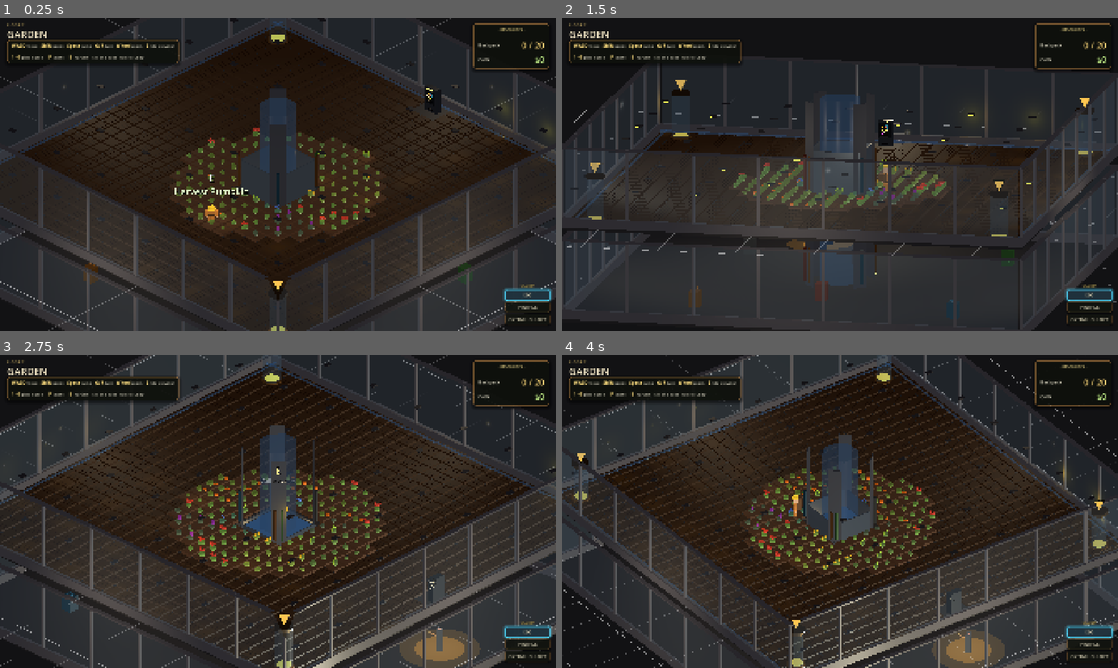
Above: before the commit, frames 1-4 (two rows, left to right).
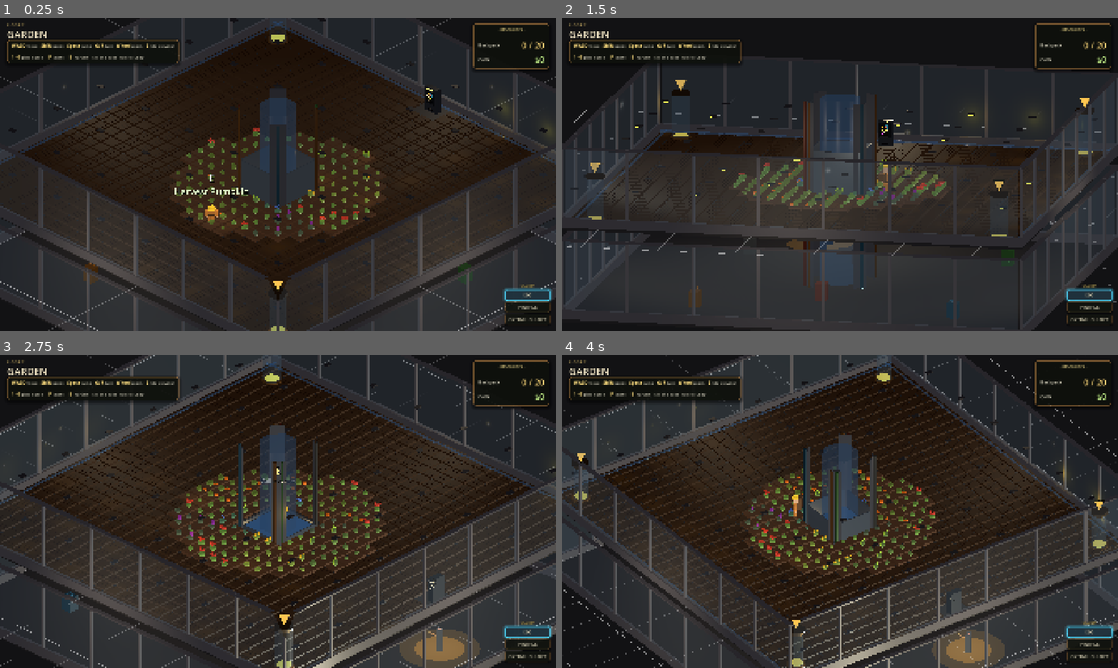
Above: after the commit, the same moments.

Repository: jaredclarkgay/space-tower-iso
Game: Godot game, scene res://scenes/tower/tower.tscn
The game is run twice, just before and just after one commit, with the same random seed, the same clock (stepped at 60 frames per second) and the same inputs.
Inputs (mouse positions are in pixels of both pictures, inside the frame that each line leads up to):
- Up to frame 1 (0.25 s): no input
- Up to frame 2 (1.5 s): tap Enter at 0.5 s; move the mouse to (962, 158) at 0.52 s; hold D (move_right) 0.53-1.25 s; hold Middle mouse button (camera_pan) 0.53-1.25 s; click (962, 158) at 0.67 s; tap Space (jump) at 0.77 s; drag from (728, 190) to (812, 237) at 1.27 s
- Up to frame 3 (2.75 s): tap Space (jump) at 2 s; move the mouse to (333, 442) at 2.02 s; hold D (move_right) from 2.03 s (still down); hold R (camera_rotate_right) from 2.03 s (still down)
- Up to frame 4 (4 s): release D (move_right) at 2.75 s; release R (camera_rotate_right) at 2.75 s; drag from (812, 574) to (673, 464) at 2.77 s; tap Enter at 3.5 s; move the mouse to (1006, 558) at 3.52 s; hold A (move_left) from 3.53 s (still down); hold Mouse wheel down (camera_zoom_out) from 3.53 s (still down); tap Space (jump) at 3.77 s

The runs differ from the first frame. In frame 1, less than 0.1% of the frame differs, in the area x 42-58%, y 30-61%; in frame 2, 0.3%, in the area x 43-57%, y 24-87%; in frame 3, 0.3%; in frame 4, 0.3%.

Commit message:
feat(elevator): spine pipes run the full shaft height
Pipes stopped ~2.5 m up a 6 m core, reading as stubs. Tie their span to the
story height (BASE_Y 0.30->0.0, TOP_Y 2.5->FLOOR_3D_STORY_HEIGHT) so each
floor's pipes run the core's full height and tile floor-to-floor into
continuous risers up the shaft.

Co-Authored-By: Claude Opus 4.8 (1M context) <noreply@anthropic.com>

Diff:
--- a/autoloads/constants.gd
+++ b/autoloads/constants.gd
@@ -495,8 +495,11 @@
 # Spine pipe geometry — six vertical pipes attached to the south face of the
 # central elevator/spine column.
 const FLOOR_1_SPINE_PIPE_RADIUS := 0.10
-const FLOOR_1_SPINE_PIPE_BASE_Y := 0.30
-const FLOOR_1_SPINE_PIPE_TOP_Y := 2.5
+# Run the spine pipes the FULL height of the elevator core (one story) so they
+# read as continuous risers and tile floor-to-floor up the shaft, instead of
+# stopping partway up the column.
+const FLOOR_1_SPINE_PIPE_BASE_Y := 0.0
+const FLOOR_1_SPINE_PIPE_TOP_Y := FLOOR_3D_STORY_HEIGHT
 
 # --- Garden visual signature (drives iso_floor.gd in Phase 3) ---
 # Sources: docs/space-tower-project-knowledge-v3.md,
